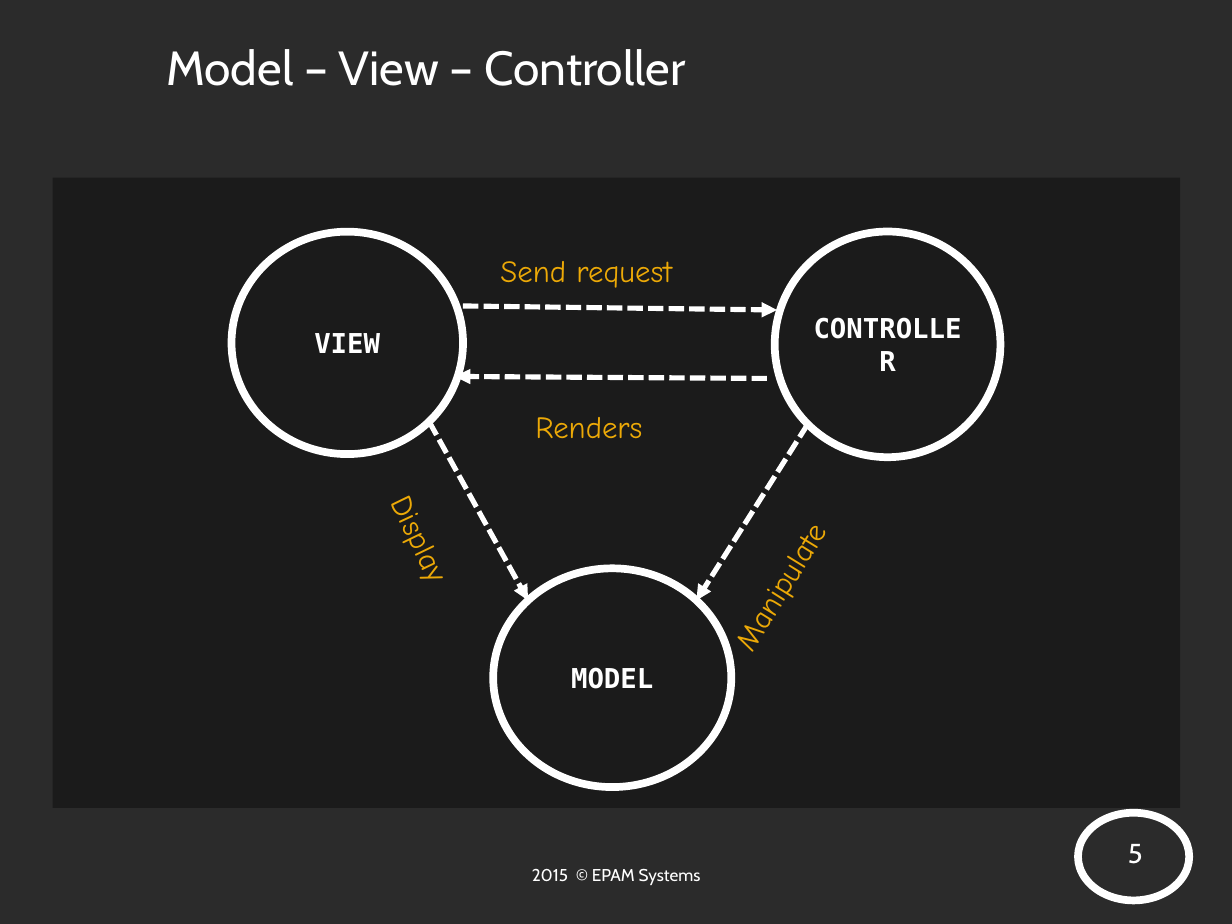
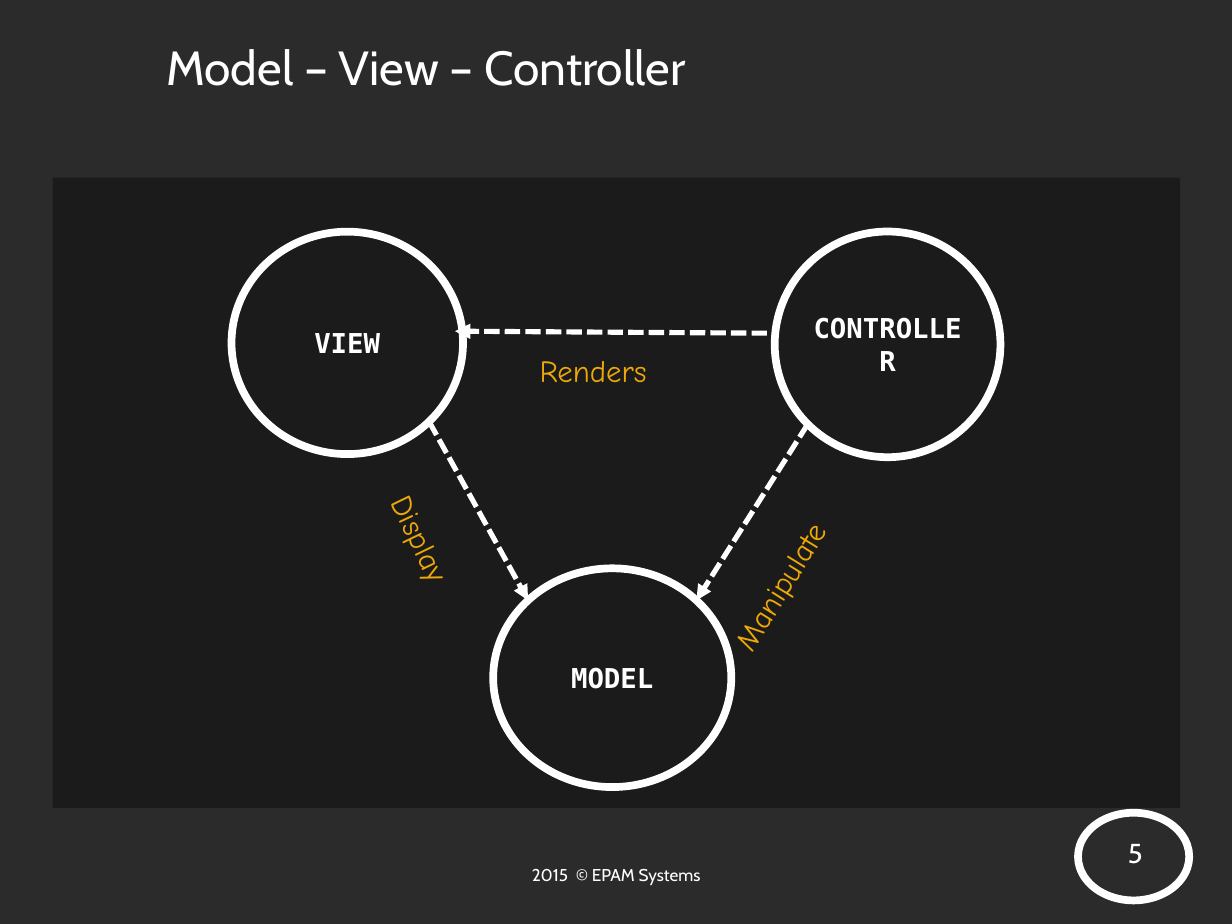
Before and after one commit to AnzhelikaKravchuk/.NET-Training, a slide deck: slide 5 of Presentations/ASP.NET MVC 4. Content.pptx. Drawn at 1232x924 pixels with LibreOffice and Linux fonts; fonts in the diff are those of the drawing; background and template pictures are left out; a plain dark background stands for a picture behind light text. Boxes give left, top, right and bottom in pixels: in the first picture for what was removed or moved away, otherwise in the second. Text is boxed around its words. In the diff, an @@ line names an element or a change of style, - is before the commit and + after.

```diff
--- a/Presentations/ASP.NET MVC 4. Content.pptx
+++ b/Presentations/ASP.NET MVC 4. Content.pptx
@@ text removed at (500,261,672,288) @@
-Send request
@@ arrow removed from (463, 306) to (777, 310) @@
@@ arrow moved from (768, 378) - (455, 377) to (768, 333) - (455, 331) @@
@@ text "Renders": place and size @@
-text "Renders" at (535,417,642,438)
+text "Renders" at (540,361,647,382)
```
Also in this commit, not shown: 2 other slides changed, 2 slides added, 8 other files.
